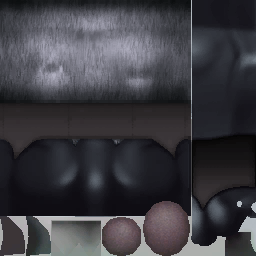
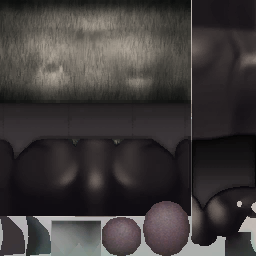
Comparing the layer stacks of the two w=256, h=256 images. Changes:
pixels changed over [0, 0, 256, 248] (layer not identified)
